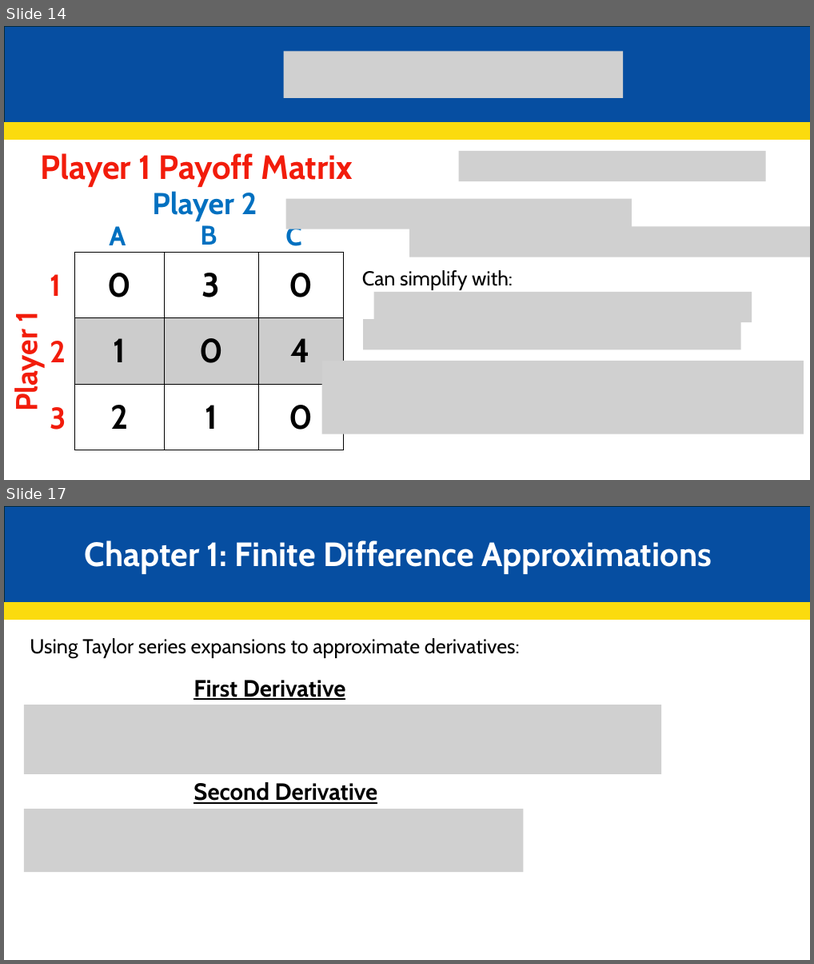
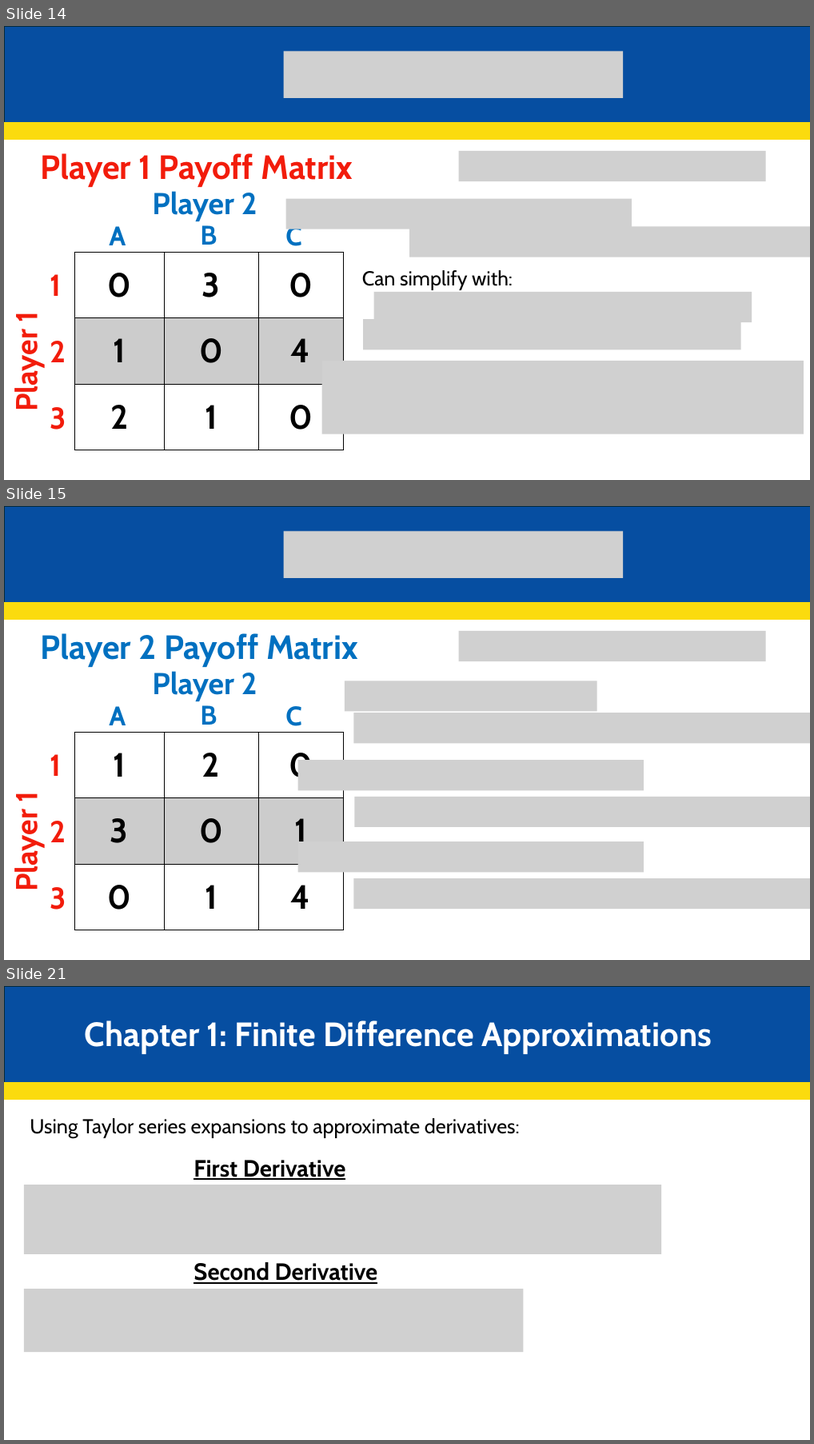
Before and after one commit to JakeCisc210/Candidacy, a slide deck: Reading Course/Presentations/Game Theory Twelve.pptx. Shown one above the other, each under a label of ours: slides 14 and 17 before the commit, slides 14, 15 and 21 after it; the slides between them are not shown. The pictures are 814x964 and 814x1444 pixels, drawn with LibreOffice and Linux fonts; fonts in the diff are those of the drawing; grey boxes stand for pictures. Boxes give left, top, right and bottom in pixels: in the first picture for what was removed or moved away, otherwise in the second. Text is boxed around its words. In the diff, an @@ line names an element or a change of style, - is before the commit and + after.

```diff
--- a/Reading Course/Presentations/Game Theory Twelve.pptx
+++ b/Reading Course/Presentations/Game Theory Twelve.pptx
@@ slide 15 added at [4, 506, 810, 960], background #FFFFFF @@
@@ rectangle added at [5, 506, 810, 603], fill #064EA1, outline #092A39 1.5 pt @@
@@ picture added at [284, 531, 624, 577] @@
@@ rectangle added at [4, 603, 810, 619], fill #FBDB0E, outline #FBDB0E 1.5 pt @@
@@ text added at [40, 633, 358, 667], 40 pt, text #0070C0, bold @@
+Player 2 Payoff Matrix
@@ picture added at [459, 631, 766, 661] @@
@@ text added at [152, 671, 258, 701], 36 pt, text #0070C0, bold @@
+Player 2
@@ picture added at [345, 681, 597, 711] @@
@@ text added at [109, 706, 126, 725], 32 pt, text #0070C0, bold @@
+A
@@ text added at [200, 705, 217, 724], 32 pt, text #0070C0, bold @@
+B
@@ text added at [286, 706, 302, 726], 32 pt, text #0070C0, bold @@
+C
@@ picture added at [354, 713, 810, 743] @@
@@ table added at [74, 732, 343, 930], 3 rows, 3 columns @@
+1 | 2 | 0
+3 | 0 | 1
+0 | 1 | 4
@@ text added at [50, 754, 61, 776], 36 pt, text #F21C0B, bold @@
+1
@@ picture added at [298, 760, 644, 790] @@
@@ text added at [8, 793, 45, 888], 36 pt, text #F21C0B, bold @@
+Player 1
@@ picture added at [355, 796, 810, 827] @@
@@ text added at [50, 820, 66, 842], 36 pt, text #F21C0B, bold @@
+2
@@ picture added at [298, 841, 644, 872] @@
@@ text added at [50, 887, 66, 909], 36 pt, text #F21C0B, bold @@
+3
@@ picture added at [354, 878, 810, 908] @@
@@ what was slide 17 is now slide 21 @@
```
Also in this commit, not shown: 2 slides changed, 7 other slides added, 1 slide removed, 1 other file.
